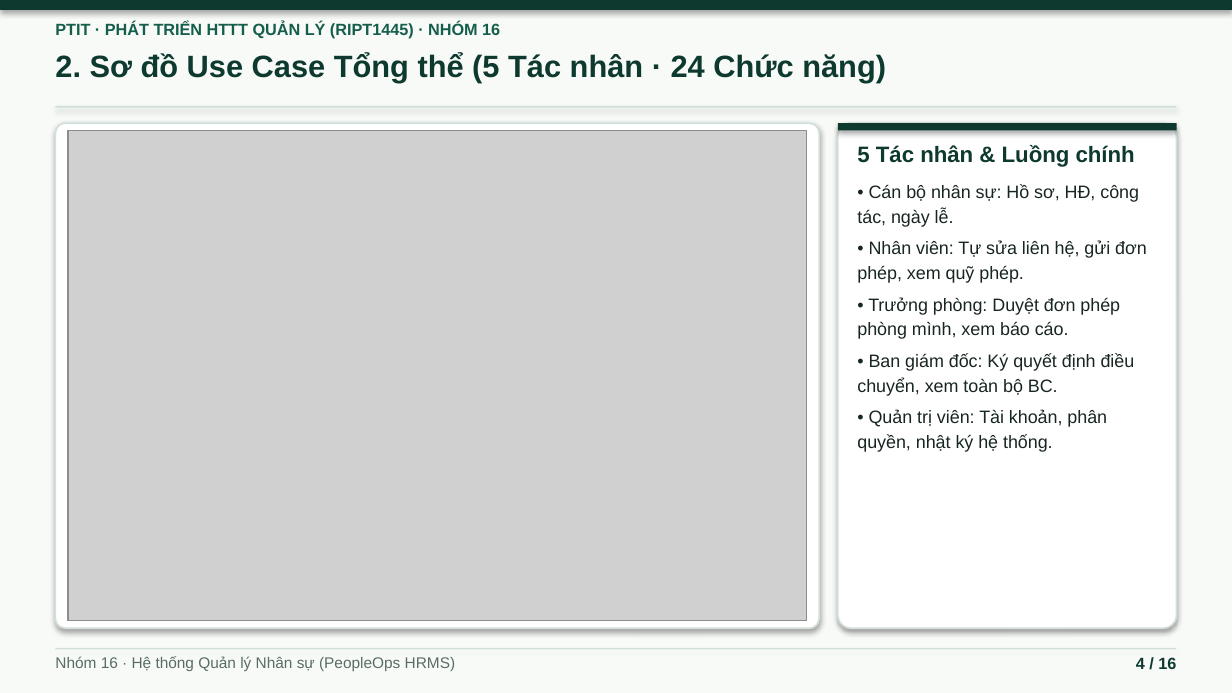
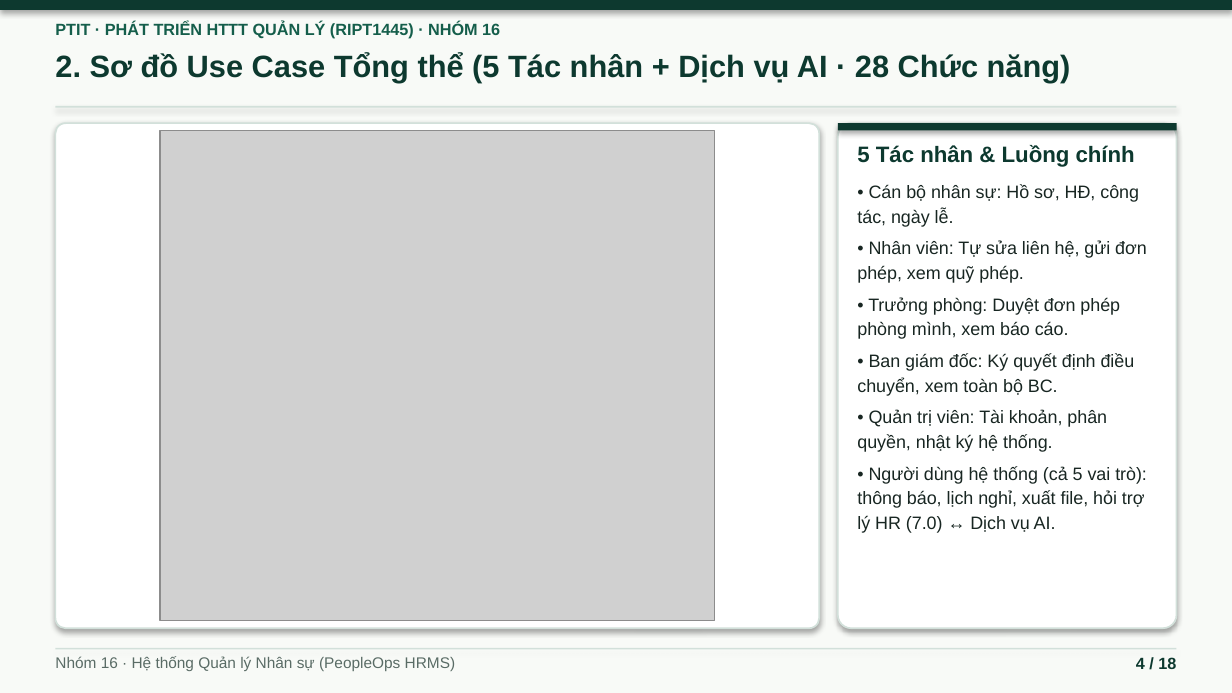
Before and after one commit to ninhduo263/human-resource-management-system, a slide deck: slide 4 of bao-cao/BAO_CAO_HTTTQL_Nhom16.pptx. Drawn at 1232x693 pixels with LibreOffice and Linux fonts; fonts in the diff are those of the drawing; grey boxes stand for pictures. Boxes give left, top, right and bottom in pixels: in the first picture for what was removed or moved away, otherwise in the second. Text is boxed around its words. In the diff, an @@ line names an element or a change of style, - is before the commit and + after.

Commit message:
feat: thông báo realtime, lịch nghỉ phép, xuất Excel/PDF, trợ lý HR (nhóm 7.0)
- Thông báo thời gian thực (SSE) + chuông thông báo + Dashboard "Việc cần xử lý & cảnh báo"
  (cảnh báo suy ra từ dữ liệu đã lọc theo quyền, không thêm bảng ERD)
- Tab Lịch nghỉ phép theo tháng, cảnh báo trùng lịch khi duyệt đơn
- Xuất Excel (.xlsx), PDF theo mẫu, in hợp đồng lao động
- Trợ lý HR có phân quyền: Claude (ANTHROPIC_API_KEY) hoặc chế độ ngoại tuyến;
  chỉ đọc dữ liệu theo vai trò, ghi nhật ký, giới hạn tần suất
- Sơ đồ: BFD thêm nhóm 7 (28 chức năng), DFD ngữ cảnh/mức 0 thêm 7.0 và Dịch vụ AI,
  thêm DFD mức 1 (7.0), Use Case thêm gói 7.0
- Cập nhật báo cáo .docx (mục 2.5.7, 3.3.8, 3.10, 5.5.10, mục lục tự sinh) và slide .pptx (18 slide)
- Tài liệu features-docs/07

```diff
--- a/bao-cao/BAO_CAO_HTTTQL_Nhom16.pptx
+++ b/bao-cao/BAO_CAO_HTTTQL_Nhom16.pptx
@@ text at bbox=[55, 53, 1071, 83]: text changed @@
-2. Sơ đồ Use Case Tổng thể (5 Tác nhân · 24 Chức năng)
+2. Sơ đồ Use Case Tổng thể (5 Tác nhân + Dịch vụ AI · 28 Chức năng)
@@ picture: place and size @@
-picture at bbox=[68, 131, 807, 621]
+picture at bbox=[160, 131, 715, 621]
@@ text at bbox=[857, 466, 1147, 533]: paragraph added @@
+• Người dùng hệ thống (cả 5 vai trò): thông báo, lịch nghỉ, xuất file, hỏi trợ lý HR (7.0) ↔ Dịch vụ AI.
```
Also in this commit, not shown: 14 other slides changed, 2 slides added, 31 other files.
